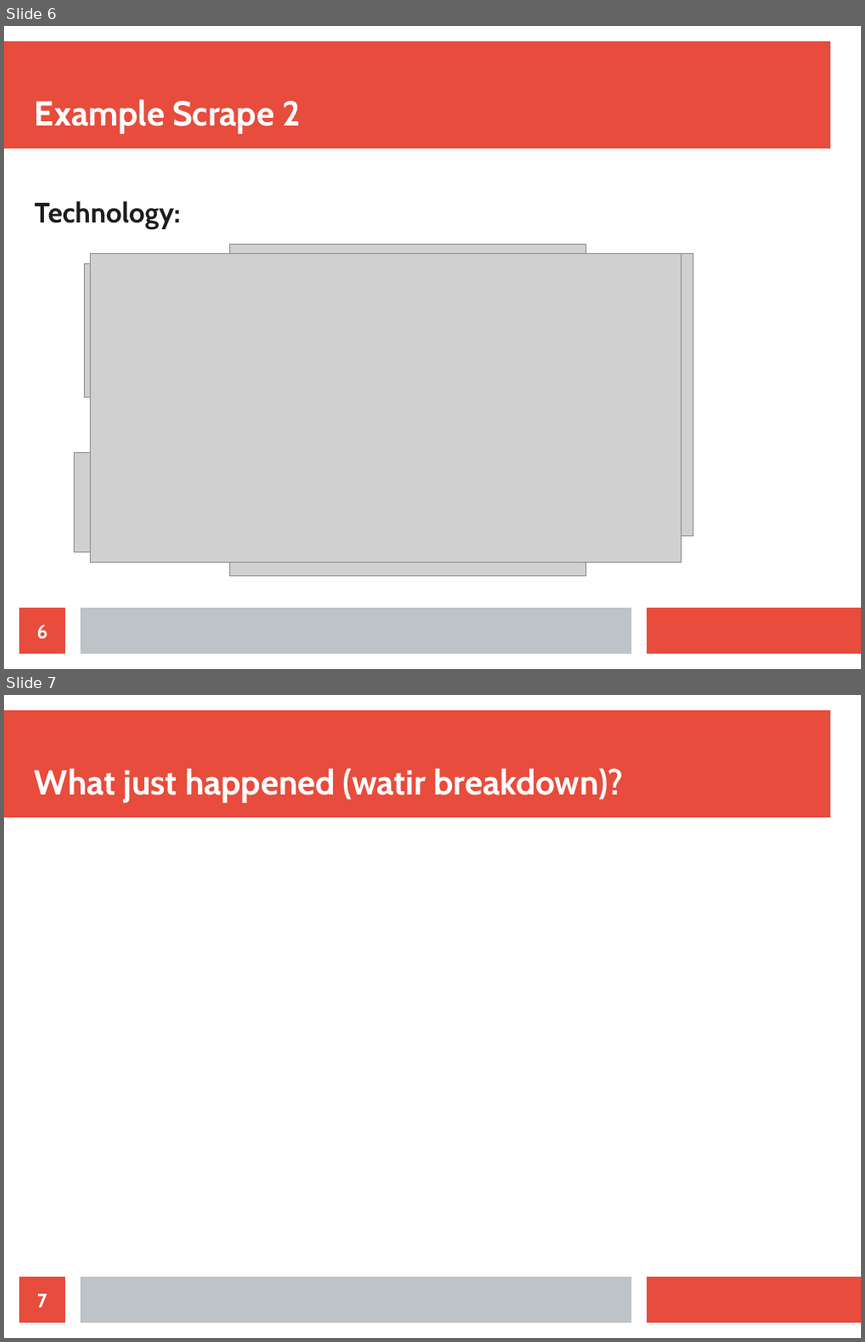
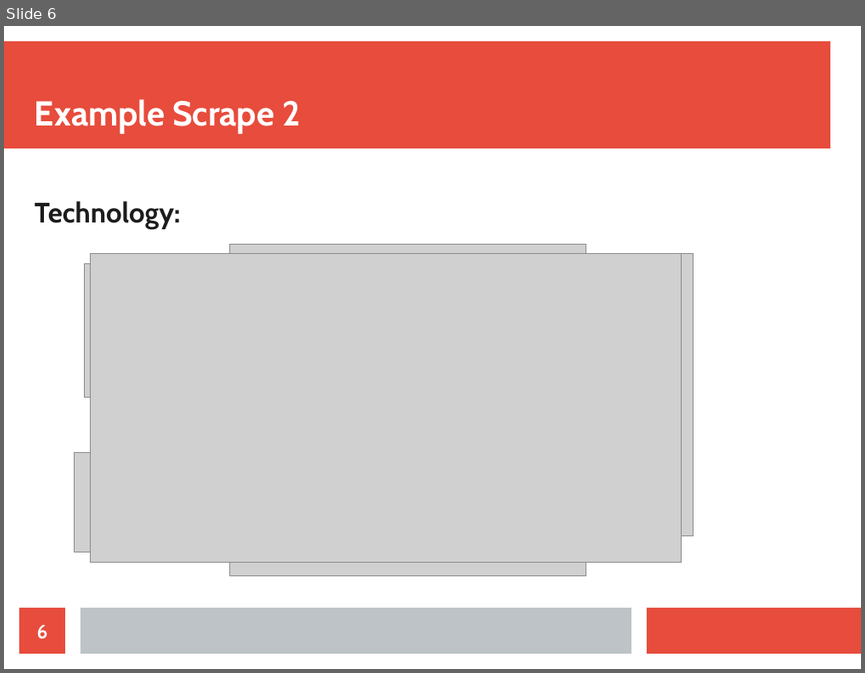
Before and after one commit to Lewington-pitsos/web_scraping_presentation, a slide deck: web_scraping.odp. Shown one above the other, each under a label of ours: slides 6 and 7 before the commit, slide 6 after it. The pictures are 865x1342 and 865x673 pixels, drawn with LibreOffice and Linux fonts; fonts in the diff are those of the drawing; grey boxes stand for pictures. Boxes give left, top, right and bottom in pixels: in the first picture for what was removed or moved away, otherwise in the second. Text is boxed around its words. In the diff, an @@ line names an element or a change of style, - is before the commit and + after.

```diff
--- a/web_scraping.odp
+++ b/web_scraping.odp
@@ slide 7 removed at bbox=[4, 695, 861, 1338], background #FFFFFF; not listed: 3 template elements that a slide beside it also shows @@
@@ title removed at bbox=[35, 768, 623, 803] @@
-What just happened (watir breakdown)?
@@ page number removed at bbox=[19, 1276, 65, 1322] @@
-7
```
Also in this commit, not shown: 2 slides changed, 5 slides added, 8 other files.
